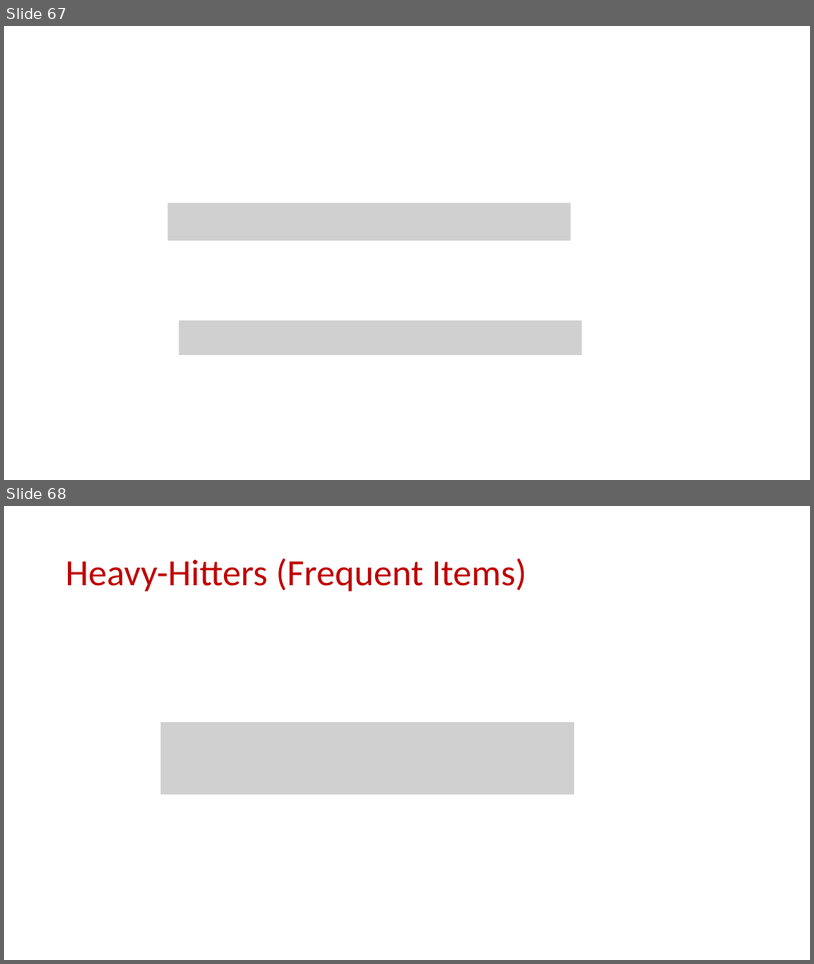
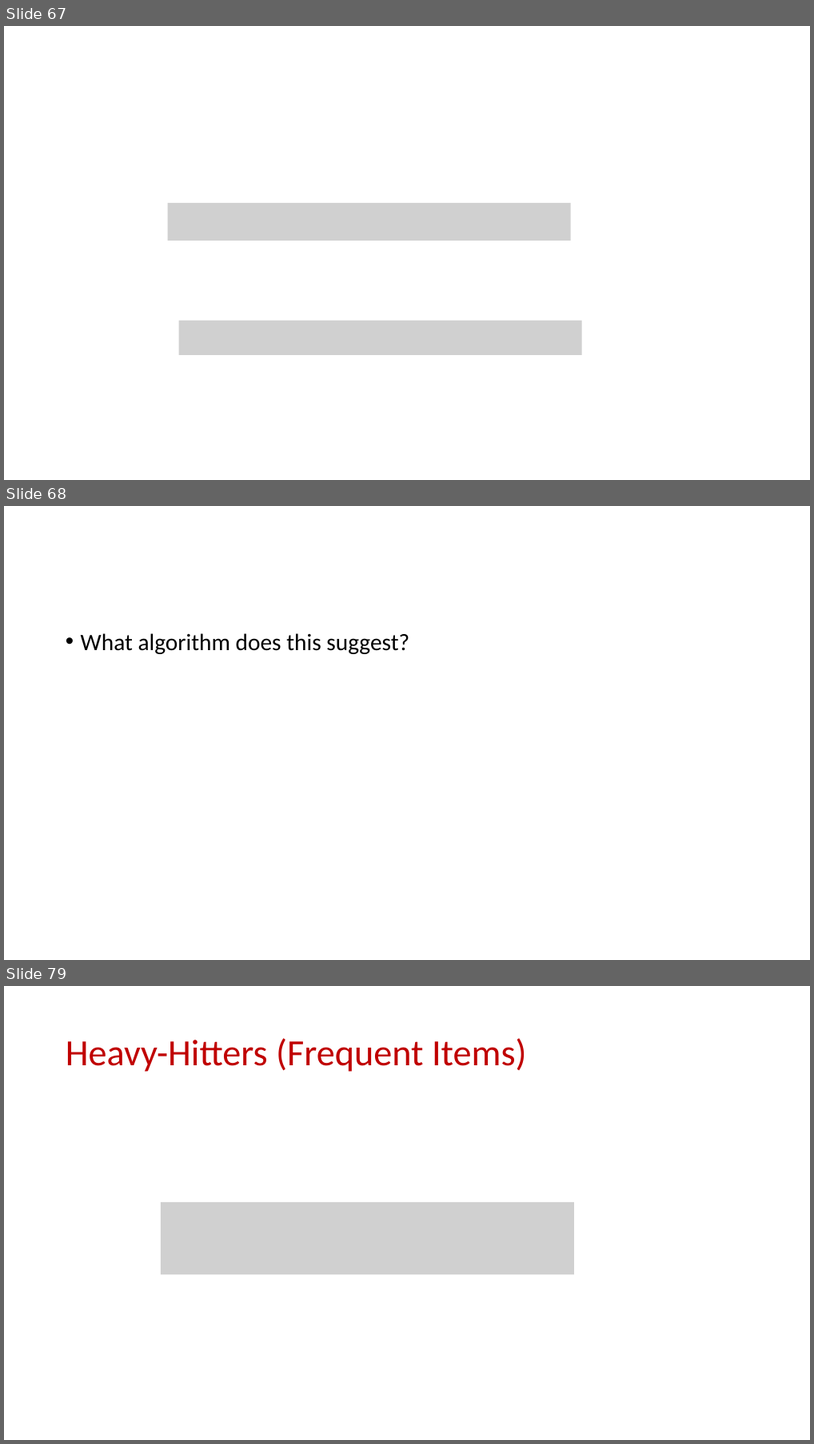
Before and after one commit to samsonzhou/samsonzhou.github.io, a slide deck: CSCE689-23/L15.pptx. Shown one above the other, each under a label of ours: slides 67 and 68 before the commit, slides 67, 68 and 79 after it; the slides between them are not shown. The pictures are 814x964 and 814x1444 pixels, drawn with LibreOffice and Linux fonts; fonts in the diff are those of the drawing; grey boxes stand for pictures. Boxes give left, top, right and bottom in pixels: in the first picture for what was removed or moved away, otherwise in the second. Text is boxed around its words. In the diff, an @@ line names an element or a change of style, - is before the commit and + after.

```diff
--- a/CSCE689-23/L15.pptx
+++ b/CSCE689-23/L15.pptx
@@ slide 68 added at bbox=[4, 506, 810, 960], background #FFFFFF @@
@@ text added at bbox=[81, 633, 410, 654], 28 pt, text #000000 @@
+• What algorithm does this suggest?
@@ what was slide 68 is now slide 79 @@
```
Also in this commit, not shown: 10 other slides added, 1 other file.
